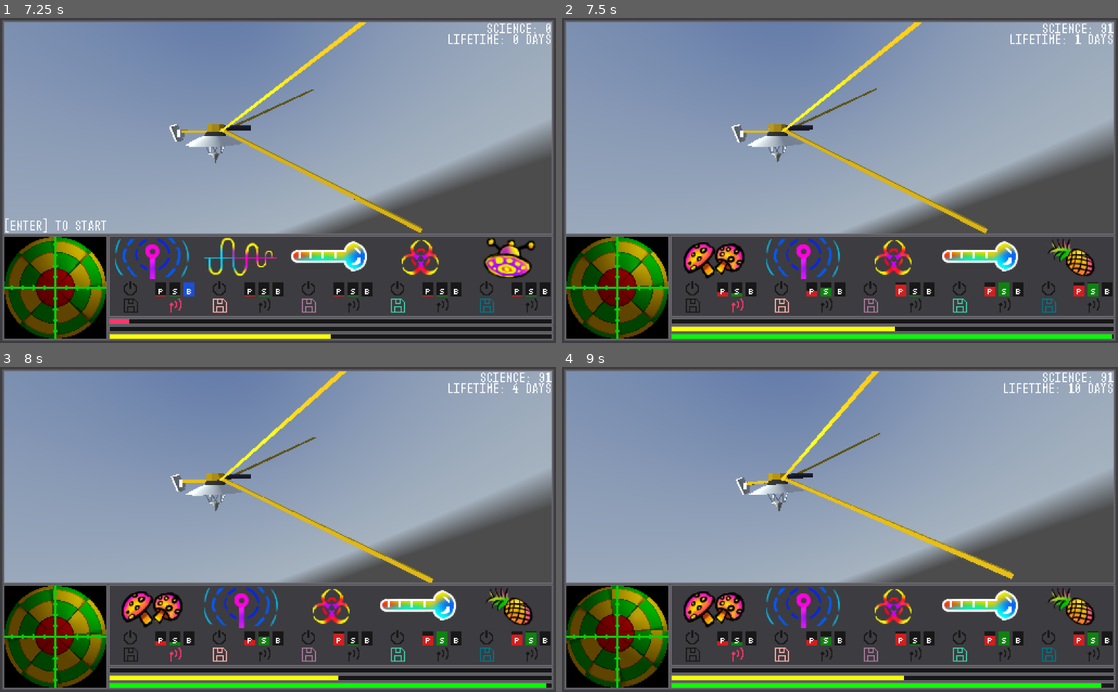
Above: before the commit, frames 1-4 (two rows, left to right).
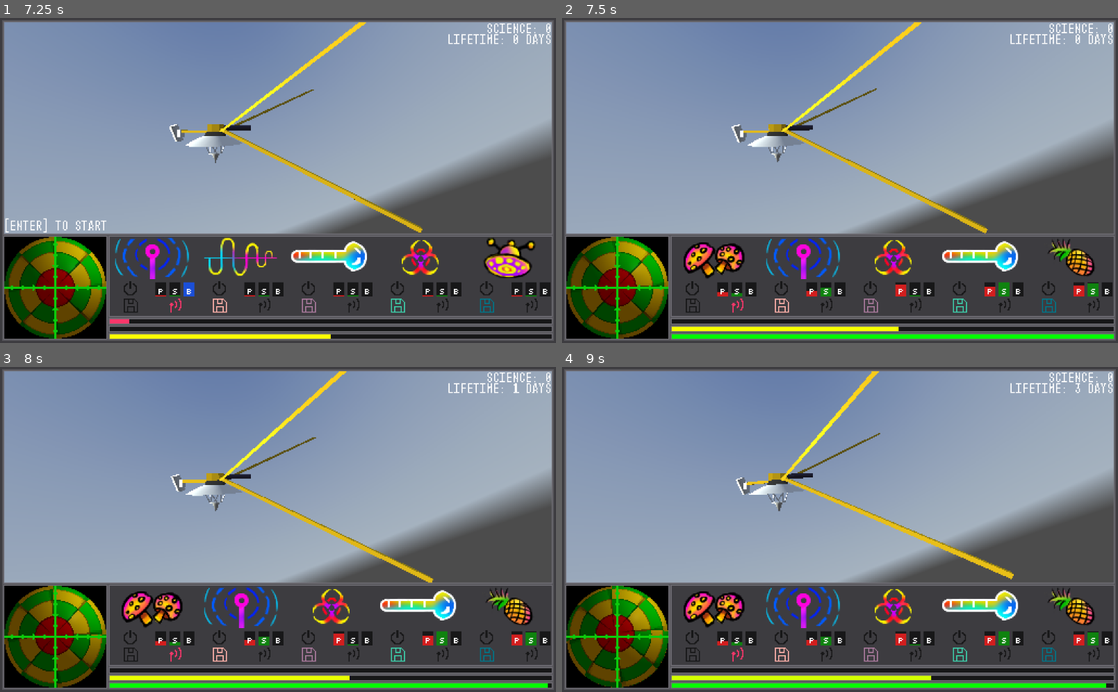
Above: after the commit, the same moments.

Repository: njmuggio/major-jam-isolation
Game: Godot game, scene res://MainLevel.tscn
The game is run twice, just before and just after one commit, with the same random seed, the same clock (stepped at 60 frames per second) and the same inputs. This scene is started directly instead of the project's main scene. A sky picture missing from this copy of the repository is replaced by a grey-blue gradient.
Inputs (mouse positions are in pixels of both pictures, inside the frame that each line leads up to):
- Up to frame 1 (7.25 s): click (127, 287) at 0.52 s; click (127, 304) at 1.27 s; click (172, 304) at 2.02 s; click (127, 287) at 2.77 s; click (127, 304) at 3.52 s; click (172, 304) at 4.27 s; click (127, 287) at 5.02 s; click (127, 304) at 5.77 s; click (172, 304) at 6.52 s
- Up to frame 2 (7.5 s): tap Enter (ui_accept) at 7.25 s; hold Enter (ui_accept) from 7.28 s (still down)
- Up to frame 3 (8 s): keep holding Enter (ui_accept)
- Up to frame 4 (9 s): release Enter (ui_accept) at 8.03 s; tap S (pitch_neg) at 8.1 s; tap Enter (ui_accept) at 8.27, 8.3, 8.57 s; hold W (pitch_pos) from 8.78 s (still down)

Frame 1 is identical in both runs. In frame 2, 0.2% of the frame differs, in the area x 59-100%, y 1-99%; in frame 3, 0.2%; in frame 4, 0.9%, in the area x 19-100%, y 1-99%.

Commit message:
Adjusted some units and made it easier to tweak gameplay

Diff:
--- a/MainLevel.gd
+++ b/MainLevel.gd
@@ -2,15 +2,13 @@
 
 var debug: bool = false
 
-const physicsFps = 60 # UPDATE THIS IF PHYSICS RATE GETS UPDATED - CAN'T READ A CONSTANT FROM PROJECT SETTINGS
-const gameMinutes = 1
-#const rtgLifetimeMsec = 60 * 1000 * gameMinutes
-const rtgLifetimeTicks = gameMinutes * 60 * physicsFps
-const powerPerTick = 5
-const maxBatteryPower = 10000 * gameMinutes
-const idlePowerUse = 1
+const gameMinutes = 2
+const rtgLifetimeSecs = gameMinutes * 60
+const powerPerSec = 600
+const maxBatteryPower = 10000
 const reactionWheelPowerUse = 10
-const tapeSize = 1000 * gameMinutes
+const tapeSize = 1000
+const secsPerDay = 0.5
 
 onready var ship = $UiControl/VBoxContainer/ViewportContainer/Viewport/Spatial/Spatial/Satellite
 onready var gimbal = $UiControl/VBoxContainer/HBoxContainer/ViewportContainer/Viewport/Spatial/Gimbal
@@ -103,9 +101,8 @@
 	if batRes.value <= 0 and rtgRes.value <= 0:
 		game_over()
 
-	totalLifetime += 1
-	$ScienceLbl.text = "Science: " + str(totalSciTransmitted)
-	$LifetimeLbl.text = "Lifetime: %d days" % (totalLifetime / 10)
+	$ScienceLbl.text = "Science: %d" % int(totalSciTransmitted)
+	$LifetimeLbl.text = "Lifetime: %d days" % int(totalLifetime / secsPerDay)
 
 	# https://docs.godotengine.org/en/3.2/tutorials/3d/using_transforms.html
 
@@ -125,9 +122,10 @@
 			ship.rotate_z(yawRate * delta * gameOverWorldRate)
 		return
 
+	totalLifetime += delta
+
 	if rtgRes.value > 0: # As long as RTG is alive, add power to battery
-		batRes.apply(powerPerTick)
-	batRes.apply(-idlePowerUse)
+		batRes.apply(powerPerSec * delta)
 
 	# Figure out power requested for rotation
 	var powerNeeded = (abs(pitchMod) + abs(rollMod) + abs(yawMod)) * reactionWheelPowerUse
@@ -138,7 +136,7 @@
 		powerFraction = powerAvailable / powerNeeded
 
 	# Reduce RTG lifetime by one tick
-	rtgRes.apply(-1)
+	rtgRes.apply(-delta)
 
 	pitchRate += pitchMod * rotAccel * delta * powerFraction
 	rollRate += rollMod * rotAccel * delta * powerFraction
@@ -195,8 +193,8 @@
 
 	# RTG setup
 	rtgRes.minimum = 0
-	rtgRes.maximum = rtgLifetimeTicks
-	rtgRes.value = rtgLifetimeTicks
+	rtgRes.maximum = rtgLifetimeSecs
+	rtgRes.value = rtgLifetimeSecs
 
 	# Randomize sensor params
 	for sensor in sensors:
@@ -226,6 +224,7 @@
 	ship.transform = initialTransform
 
 	# Init game
+	totalSciTransmitted = 0
 	totalLifetime = 0
 	gameOver = false
 	gameActive = true
Not shown: 4 places in MainLevel.tscn that only renumber resources
